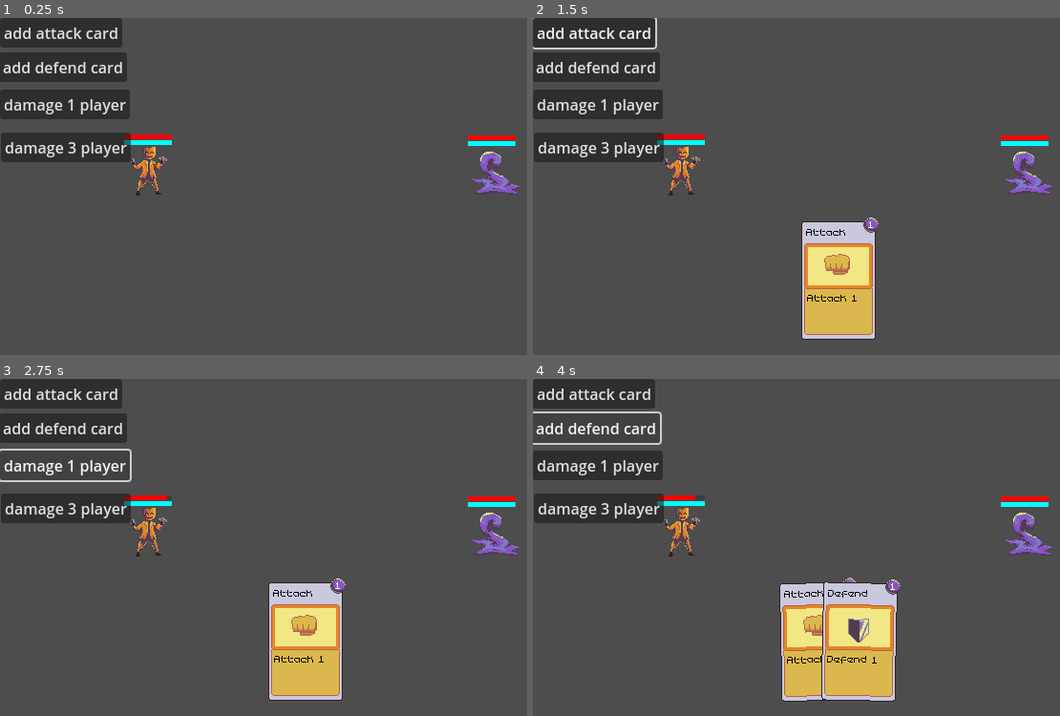
Above: before the commit, frames 1-4 (two rows, left to right).
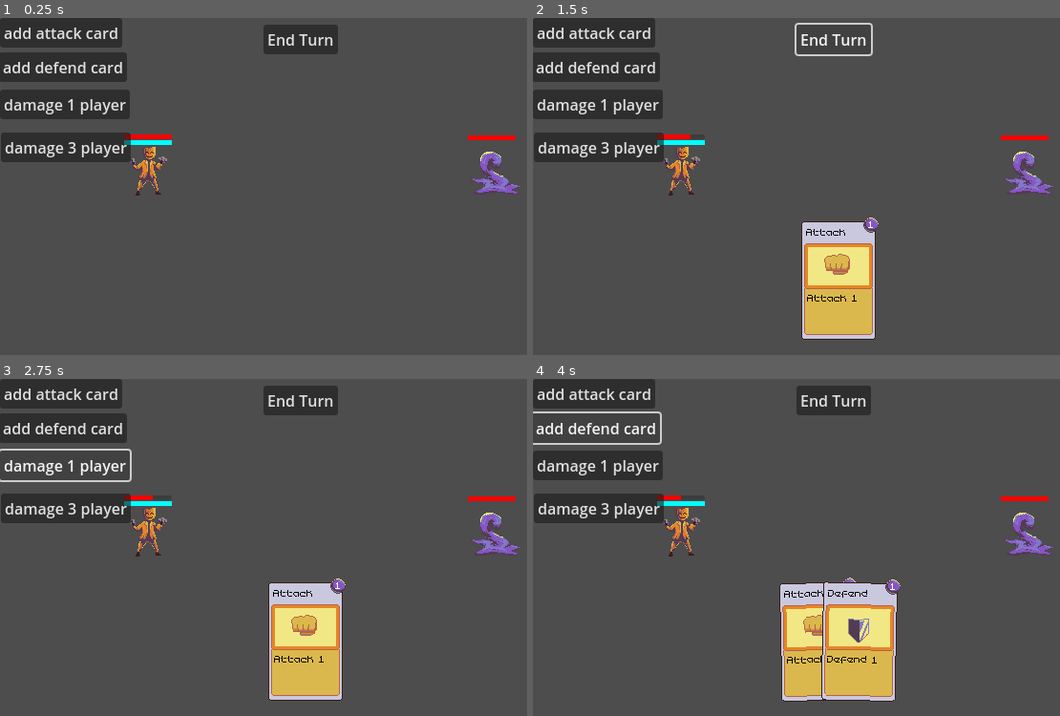
Above: after the commit, the same moments.

Repository: Webbly25/Card-Tutorial
Game: Godot game, scene res://scenes/main.tscn
Two runs of this game, one before a commit and one after it. Both use one fixed random seed, a clock stepped at 60 frames per second and the inputs below.
Inputs (mouse positions are in pixels of both pictures, inside the frame that each line leads up to):
- Up to frame 1 (0.25 s): no input
- Up to frame 2 (1.5 s): click "add attack card" at 0.5 s; click (833, 38) at 1.25 s, where only the run after the commit has a clickable "End Turn"
- Up to frame 3 (2.75 s): click "damage 1 player" at 2 s
- Up to frame 4 (4 s): click "damage 1 player" at 2.75 s; click "add defend card" at 3.5 s

The runs differ from the first frame. In frame 1, 1.3% of the frame differs, in the area x 50-98%, y 1-38%; in frame 2, 0.7%; in frame 3, 1.4%, in the area x 28-98%, y 1-38%; in frame 4, 1.4%.

Commit message:
feat: game loop

Diff:
--- a/scenes/main.tscn
+++ b/scenes/main.tscn
@@ -1,12 +1,16 @@
-[gd_scene load_steps=5 format=3 uid="uid://np1cly8g8i2r"]
+[gd_scene load_steps=6 format=3 uid="uid://np1cly8g8i2r"]
 
 [ext_resource type="PackedScene" uid="uid://dldr1n8cvtwtv" path="res://scenes/character.tscn" id="1_4k8l8"]
 [ext_resource type="Script" path="res://scripts/main.gd" id="1_86531"]
 [ext_resource type="PackedScene" uid="uid://cd717o3b26mih" path="res://scenes/deck.tscn" id="1_vfwxn"]
+[ext_resource type="Script" path="res://scripts/game_controller.gd" id="2_0i8do"]
 [ext_resource type="Texture2D" uid="uid://c7wh5dn58dadl" path="res://assets/sprites/enemy_character.png" id="2_grunp"]
 
 [node name="Main" type="Node2D"]
 script = ExtResource("1_86531")
+
+[node name="GameController" type="Node2D" parent="."]
+script = ExtResource("2_0i8do")
 
 [node name="GameScreen" type="Node2D" parent="."]
 
@@ -15,6 +19,7 @@
 
 [node name="Enemy" parent="GameScreen" instance=ExtResource("1_4k8l8")]
 position = Vector2(516, 160)
+show_mana = false
 texture = ExtResource("2_grunp")
 
 [node name="Deck" parent="." instance=ExtResource("1_vfwxn")]
@@ -32,6 +37,14 @@
 offset_bottom = 151.0
 text = "damage 3 player"
 
+[node name="EndTurn" type="Button" parent="."]
+offset_left = 276.0
+offset_top = 7.0
+offset_right = 354.0
+offset_bottom = 38.0
+text = "End Turn"
+
 [connection signal="card_activated" from="Deck" to="." method="_on_deck_card_activated"]
 [connection signal="pressed" from="Damage1Button" to="." method="_on_damage_1_button_pressed"]
 [connection signal="pressed" from="Damage3Button" to="." method="_on_damage_3_button_pressed"]
+[connection signal="pressed" from="EndTurn" to="." method="_on_end_turn_pressed"]
--- a/scripts/cards/attack_card.gd
+++ b/scripts/cards/attack_card.gd
@@ -9,8 +9,6 @@
 	super(delta)
 
 func activate(payload: ActionPayload) -> void:
-	# spend 1 mana
-	payload.caster.spend_mana(baseCard.card_mana_cost)
 	# deal 1 damage to the enemy
 	for target in payload.targets:
 		target.take_damage(1)
--- a/scripts/cards/card.gd
+++ b/scripts/cards/card.gd
@@ -5,6 +5,10 @@
 signal mouse_exited(card: Card)
 
 @onready var baseCard: BaseCard = $BaseCard
+
+var cost: int:
+	get:
+		return baseCard.card_mana_cost
 
 # Called when the node enters the scene tree for the first time.
 func _ready() -> void:
--- a/scripts/cards/defend_card.gd
+++ b/scripts/cards/defend_card.gd
@@ -9,7 +9,5 @@
 	super(delta)
 
 func activate(payload: ActionPayload) -> void:
-	# spend 1 mana
-	payload.caster.spend_mana(baseCard.card_mana_cost)
 	# add 1 defence
 	payload.caster.add_armour(1)
--- a/scripts/character.gd
+++ b/scripts/character.gd
@@ -33,6 +33,10 @@
 # Called every frame. 'delta' is the elapsed time since the previous frame.
 func _process(_delta):
 	pass
+
+func start_turn() -> void:
+	set_mana(max_mana)
+	set_armour(0)
 
 func set_health(new_health) -> void:
 	current_health = clampi(new_health, 0, max_health)
--- a/scripts/deck.gd
+++ b/scripts/deck.gd
@@ -15,6 +15,9 @@
 func _process(_delta) -> void:
 	pass
 
+func remove_card(card: Card) -> void:
+	hand.remove_card(card)
+
 func _on_button_pressed() -> void:
 	var attack_card = AttackCardScene.instantiate()
 	hand.add_card(attack_card)
--- /dev/null
+++ b/scripts/game_controller.gd
@@ -0,0 +1,47 @@
+class_name GameController
+
+extends Node2D
+
+enum GameState {
+	PLAYER_TURN,
+	ENEMY_TURN,
+	GAME_OVER,
+	GAME_WIN
+}
+
+var current_state: GameState = GameState.PLAYER_TURN
+
+func transition(new_state: GameState) -> void:
+	# leaving current state
+	match current_state:
+		GameState.PLAYER_TURN:
+			print("end player's turn")
+		GameState.ENEMY_TURN:
+			print("end enemy's turn")
+		GameState.GAME_OVER:
+			print("end game over")
+		GameState.GAME_WIN:
+			print("end game win")
+
+	current_state = new_state
+
+	# entering new state
+	match current_state:
+		GameState.PLAYER_TURN:
+			$"../GameScreen/Player".start_turn()
+			print("start player's turn")
+		GameState.ENEMY_TURN:
+			$"../GameScreen/Enemy".start_turn()
+			print("start enemy's turn")
+		GameState.GAME_OVER:
+			print("start game over")
+		GameState.GAME_WIN:
+			print("start game win")
+
+# Called when the node enters the scene tree for the first time.
+func _ready():
+	pass # Replace with function body.
+
+# Called every frame. 'delta' is the elapsed time since the previous frame.
+func _process(_delta):
+	pass
--- a/scripts/hand.gd
+++ b/scripts/hand.gd
@@ -22,9 +22,8 @@
 func _input(event):
 	if (event.is_action_pressed("mouse_click")):
 		if (touched_idxs.size() > 0):
-			var max_idx = calc_highlight_idx()
-			var card = remove_card(max_idx)
-			touched_idxs.erase(max_idx)
+			var card_idx = calc_highlight_idx()
+			var card = hand[card_idx]
 			card_activated.emit(card)
 
 # Called every frame. 'delta' is the elapsed time since the previous frame.
@@ -39,11 +38,15 @@
 	card.mouse_exited.connect(_handle_card_untouched)
 	reposition_cards()
 
-func remove_card(card_idx: int) -> Card:
-	var card = hand.pop_at(card_idx)
+func remove_card(card: Card) -> void:
+	var card_idx = hand.find(card)
+
+	hand.remove_at(card_idx)
+	touched_idxs.erase(card_idx)
+
 	remove_child(card)
 	reposition_cards()
-	return card
+	card.queue_free()
 
 func reposition_cards() -> void:
 	var card_spread = min(angle_limit / hand.size(), maxmimum_spread_angle)
--- a/scripts/main.gd
+++ b/scripts/main.gd
@@ -1,4 +1,8 @@
 extends Node2D
+
+@onready var game_controller: GameController = $GameController
+
+var enemy_ai_state: int = 0
 
 # Called when the node enters the scene tree for the first time.
 func _ready() -> void:
@@ -6,14 +10,37 @@
 
 # Called every frame. 'delta' is the elapsed time since the previous frame.
 func _process(_delta: float) -> void:
-	pass
+	if game_controller.current_state == GameController.GameState.ENEMY_TURN:
+		# simulate enemy AI
+		match enemy_ai_state:
+			0:
+				$GameScreen/Enemy.add_armour(0)
+				$GameScreen/Player.take_damage(3)
+			1:
+				$GameScreen/Enemy.add_armour(1)
+				$GameScreen/Player.take_damage(2)
+			2:
+				$GameScreen/Enemy.add_armour(2)
+				$GameScreen/Player.take_damage(1)
+
+		enemy_ai_state = posmod(enemy_ai_state + 1, 3)
+		game_controller.transition(GameController.GameState.PLAYER_TURN)
 
 func _on_deck_card_activated(card: Card) -> void:
+	if (card.cost > $GameScreen/Player.current_mana):
+		return
+
+	$GameScreen/Player.spend_mana(card.cost)
+
 	var payload = ActionPayload.new($GameScreen/Player, [$GameScreen/Enemy])
 	card.activate(payload)
+	$Deck.remove_card(card)
 
 func _on_damage_1_button_pressed():
 	$GameScreen/Player.take_damage(1)
 
 func _on_damage_3_button_pressed():
 	$GameScreen/Player.take_damage(3)
+
+func _on_end_turn_pressed():
+	game_controller.transition(GameController.GameState.ENEMY_TURN)
